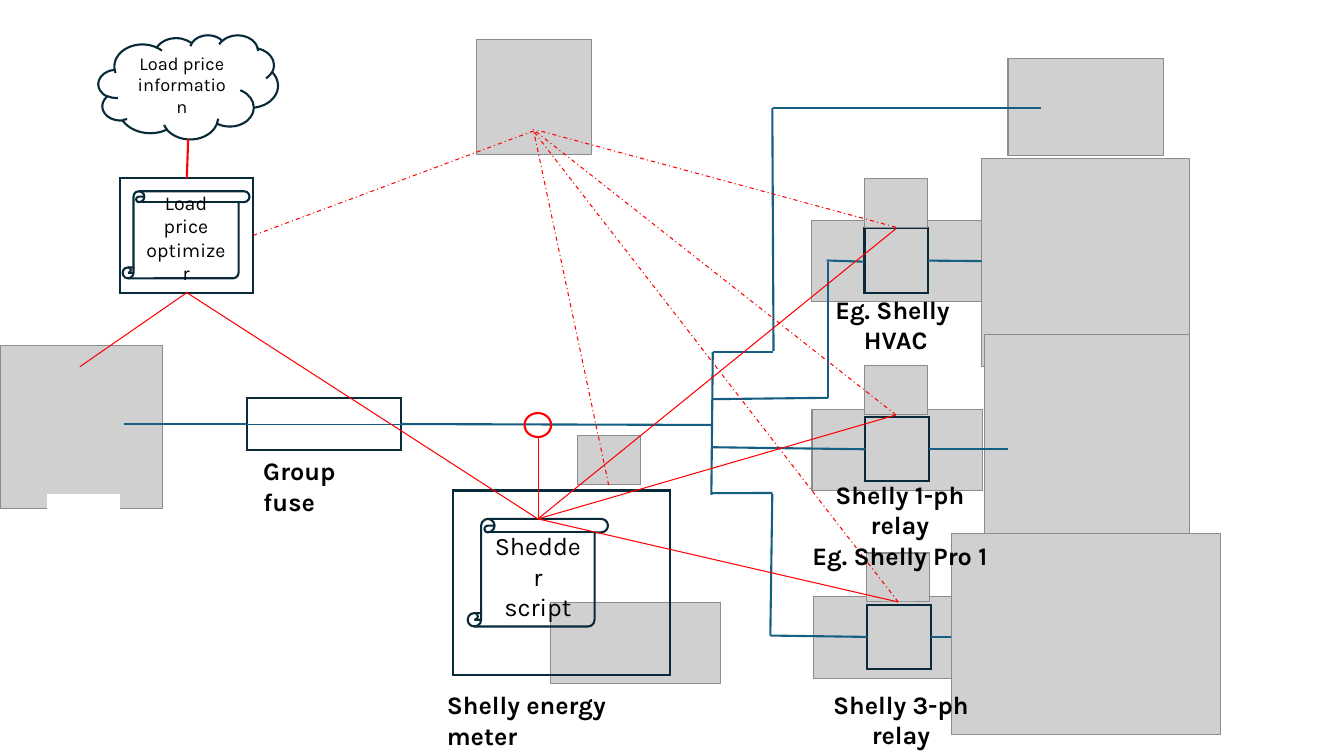
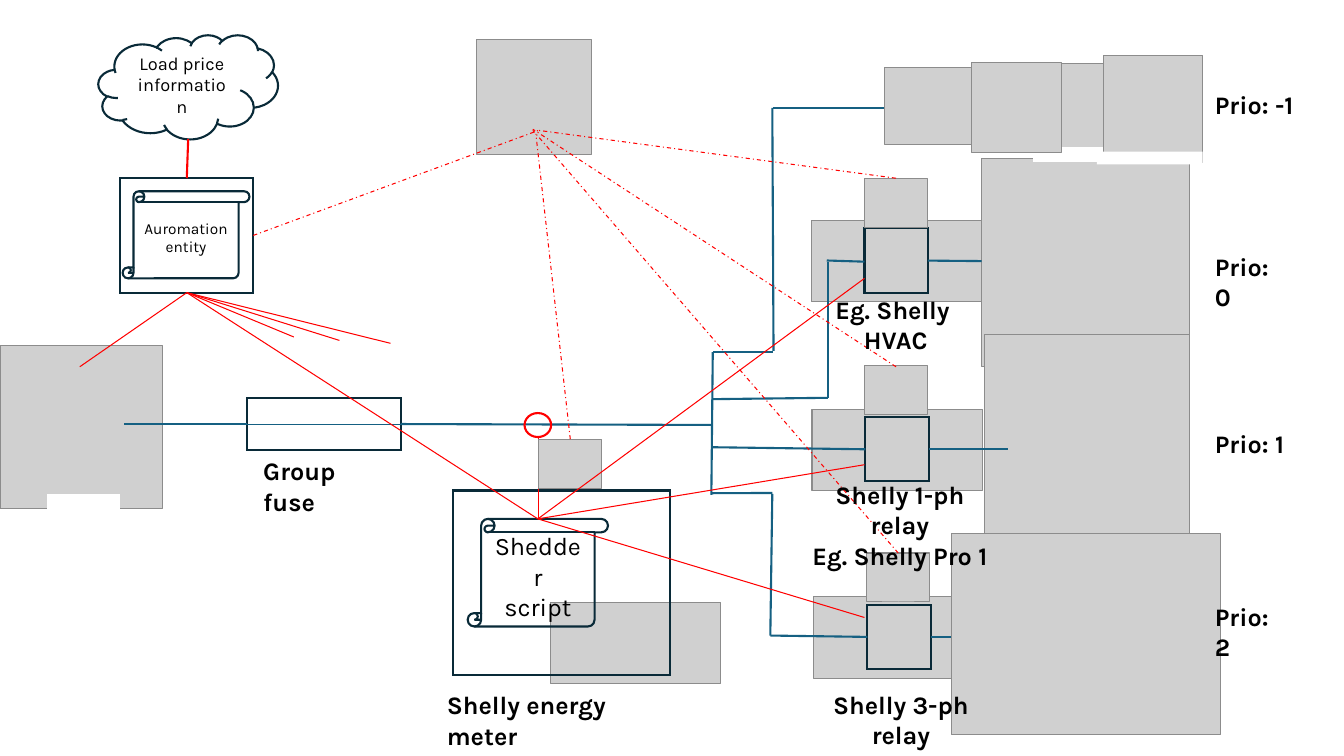
Before and after one commit to jonasbjurel/shellyShedder, a slide deck: slide 4 of pictures/ShedderUseCase.pptx. Drawn at 1344x756 pixels with LibreOffice and Linux fonts; fonts in the diff are those of the drawing; grey boxes stand for pictures. Boxes give left, top, right and bottom in pixels: in the first picture for what was removed or moved away, otherwise in the second. Text is boxed around its words. In the diff, an @@ line names an element or a change of style, - is before the commit and + after.

```diff
--- a/pictures/ShedderUseCase.pptx
+++ b/pictures/ShedderUseCase.pptx
@@ picture added at (x1=1104, y1=55, x2=1204, y2=163) @@
@@ picture resized from (x1=1008, y1=58, x2=1165, y2=155) to (x1=885, y1=67, x2=1010, y2=144) @@
@@ picture added at (x1=972, y1=63, x2=1062, y2=152) @@
@@ picture added at (x1=1042, y1=64, x2=1131, y2=158) @@
@@ line moved from (773, 108) - (1042, 108) to (773, 108) - (908, 108) @@
@@ text added at (x1=1215, y1=96, x2=1293, y2=115), 18 pt, text #000000, bold @@
+Prio: -1
@@ line moved from (253, 236) - (535, 130) to (253, 236) - (539, 130) @@
@@ line moved from (898, 602) - (533, 130) to (898, 554) - (533, 130) @@
@@ line moved from (896, 415) - (533, 129) to (896, 367) - (533, 129) @@
@@ line moved from (609, 485) - (533, 130) to (571, 440) - (536, 134) @@
@@ line moved from (896, 227) - (538, 130) to (896, 178) - (538, 130) @@
@@ rectangle added at (x1=1034, y1=148, x2=1130, y2=161), fill #FFFFFF, outline #FFFFFF 1.5 pt @@
@@ rectangle added at (x1=1097, y1=152, x2=1203, y2=165), fill #FFFFFF @@
@@ text in vertical scroll at (x1=144, y1=223, x2=227, y2=256): text changed; size 14 to 11 pt @@
-Load price
-optimizer
+Auromation
+entity
@@ text added at (x1=1215, y1=258, x2=1269, y2=307), 18 pt, text #000000, bold @@
+Prio: 0
@@ line added from (294, 337) to (187, 292), #FF0000 0.75 pt @@
@@ line added from (340, 341) to (187, 292), #FF0000 0.75 pt @@
@@ line added from (390, 344) to (187, 292), #FF0000 0.75 pt @@
@@ line moved from (538, 519) - (896, 229) to (538, 519) - (865, 278) @@
@@ picture moved from (x1=578, y1=437, x2=641, y2=486) to (x1=539, y1=440, x2=603, y2=489) @@
@@ text added at (x1=1215, y1=435, x2=1284, y2=454), 18 pt, text #000000, bold @@
+Prio: 1
@@ line moved from (538, 519) - (896, 415) to (538, 519) - (865, 465) @@
@@ line moved from (538, 519) - (898, 602) to (538, 519) - (865, 618) @@
@@ text added at (x1=1215, y1=603, x2=1269, y2=662), 18 pt, text #000000, bold @@
+Prio: 2
```
Also in this commit, not shown: 2 other slides changed.
